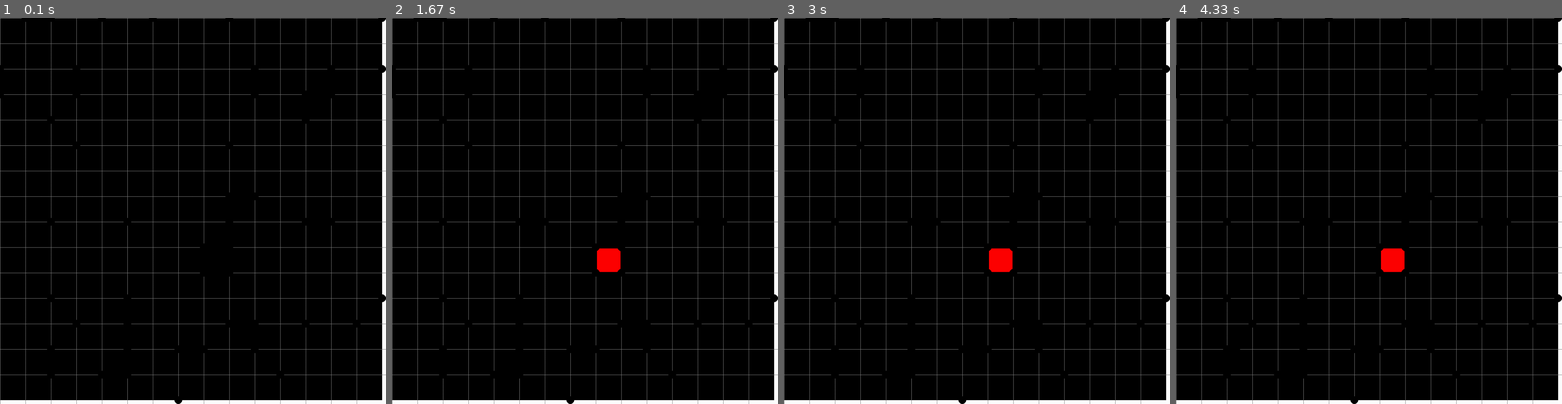
Above: before the commit, frames 1-4 (left to right).
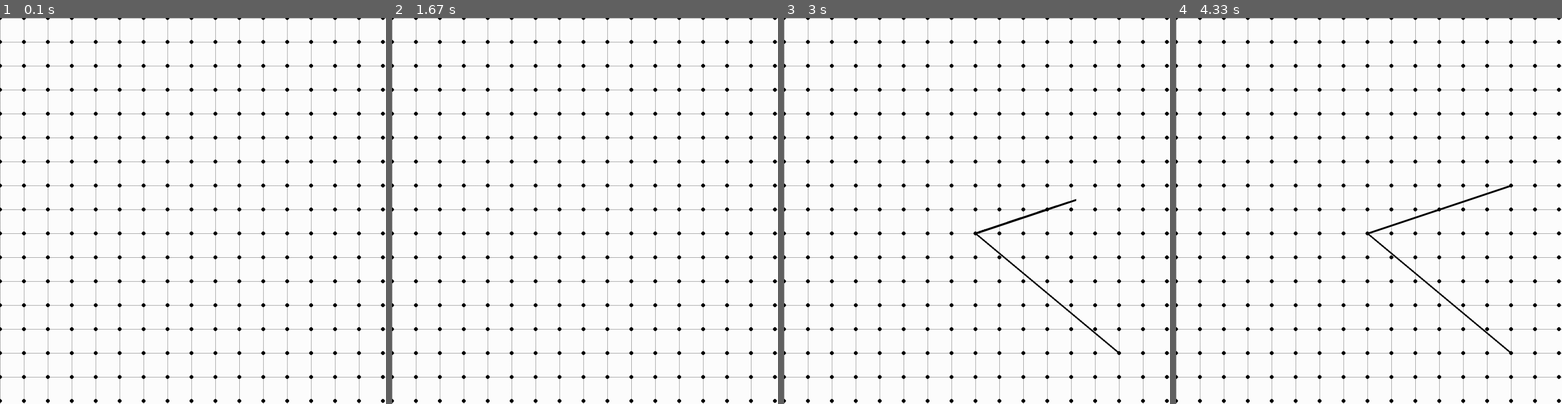
Above: after the commit, the same moments.

Repository: BrMaro/DotsAndBoxes-Game-with-Pygame
Game: pygame game, started from main.py
Same seed, same stepped clock (60 frames per second), same inputs: the game is played once before the commit and once after it.
Inputs (mouse positions are in pixels of both pictures, inside the frame that each line leads up to):
- Up to frame 1 (0.1 s): no input
- Up to frame 2 (1.67 s): press the mouse at (585, 238) at 0.37 s; move the mouse to (538, 226) at 0.47 s; release the mouse at (492, 214) at 0.6 s
- Up to frame 3 (3 s): press the mouse at (977, 238) at 1.7 s; move the mouse to (1050, 295) at 1.8 s; release the mouse at (1123, 357) at 1.93 s; press the mouse at (977, 238) at 2.53 s; move the mouse to (1046, 207) at 2.63 s; release the mouse at (1115, 180) at 2.77 s
- Up to frame 4 (4.33 s): press the mouse at (1369, 238) at 4.1 s; move the mouse to (1311, 295) at 4.2 s; move the mouse to (1253, 353) at 4.3 s

The runs differ from the first frame. In frame 1, 97% of the frame differs, in the area x 0-100%, y 0-100%; in frame 2, 97%; in frame 3, 97%; in frame 4, 97%.

Commit message:
latest commit

Diff:
--- a/main.py
+++ b/main.py
@@ -1,11 +1,11 @@
 import pygame
 import random
+import math
 
 WIDTH = 1000
 WIN = pygame.display.set_mode((WIDTH, WIDTH))
 pygame.display.set_caption("Dot&Dot")
 FPS = 30
-
 
 RED = (255, 0, 0)
 GREEN = (0, 255, 0)
@@ -23,6 +23,7 @@
 WHITE = (255, 255, 255)
 TURQUOISE = (64, 224, 208)
 
+BACKGROUND_COLOR = WHITE
 
 class Box:
     def __init__(self, row, col, width, total_rows):
@@ -30,34 +31,38 @@
         self.col = col
         self.x = row * width
         self.y = col * width
-        self.color = BLACK
+        self.color = BACKGROUND_COLOR
         self.width = width
         self.total_rows = total_rows
         self.owner = None
 
-    def is_complete(self, clicked_corners):
+    def is_complete(self, highlighted_lines):
         corners = [
             (self.x, self.y),  # Top-left corner
             (self.x + self.width, self.y),  # Top-right corner
             (self.x, self.y + self.width),  # Bottom-left corner
             (self.x + self.width, self.y + self.width)  # Bottom-right corner
         ]
-        return all(corner in [c for c, color in clicked_corners] for corner in corners)
-
-    def claim_box(self, clicked_corners, claiming_player):  # player claimer is object rerpesenting the player class
-        if self.is_complete(clicked_corners) and self.color == WHITE:  # claim only when unclaimed
+        edges = [
+            (corners[0], corners[1]),  # Top edge
+            (corners[1], corners[3]),  # Right edge
+            (corners[3], corners[2]),  # Bottom edge
+            (corners[2], corners[0])   # Left edge
+        ]
+        return all(edge in highlighted_lines or (edge[1], edge[0]) in highlighted_lines for edge in edges)
+
+    def claim_box(self, highlighted_lines, claiming_player):
+        if self.is_complete(highlighted_lines) and self.color == BACKGROUND_COLOR:
             self.owner = claiming_player
             self.color = claiming_player.color
 
     def draw_box(self, win):
         pygame.draw.rect(win, self.color, (self.x, self.y, self.width, self.width))
-
 
 class Player:
     def __init__(self, name, color):
         self.name = name
         self.color = color
-
 
 def get_clicked_corner(grid):
     mouse_x, mouse_y = pygame.mouse.get_pos()
@@ -77,14 +82,6 @@
                     return corner
     return None
 
-
-def draw_circles_on_clicked_corners(win, clicked_corners_arr):
-    if clicked_corners_arr:
-        for corner, color in clicked_corners_arr:
-            if corner:
-                pygame.draw.circle(win, BLACK, corner, 10)
-
-
 def make_grid(rows, width):
     grid = []
     gap = width // rows  # gap in a box = total width of window divided by individual number of rows wanted
@@ -95,7 +92,6 @@
             grid[i].append(box)
     return grid
 
-
 def draw_grid(win, rows, width):
     gap = width // rows
     for i in range(rows):
@@ -103,50 +99,32 @@
     for j in range(rows):
         pygame.draw.line(win, GREY, (j * gap, 0), (j * gap, width))
 
-
-def draw(win, grid, rows, width, clicked_corners, highlighted_lines_arr, current_player):
-    win.fill(WHITE)
-
-    for row in grid:
-        for box in row:
-            if box.is_complete(clicked_corners):
-                box.claim_box(clicked_corners, current_player)
-            box.draw_box(win)
-
-    draw_grid(win, rows, width)
-
-    draw_circles_on_clicked_corners(win, clicked_corners)
-
-    for line, color in highlighted_lines_arr:
-        start_pos, end_pos = line
-        pygame.draw.line(win, color, start_pos, end_pos, 5)
-
-
-def spawn_random_corners(grid, num_corners):
-    clicked_corners = []
-    highlighted_lines_arr = []
-    all_corners = set()
-    for row in grid:
-        for box in row:
-            all_corners.update([
+def draw_circles(win, grid):
+    for row in grid:
+        for box in row:
+            corners = [
                 (box.x, box.y),
                 (box.x + box.width, box.y),
                 (box.x, box.y + box.width),
                 (box.x + box.width, box.y + box.width)
-            ])
-
-    # Convert the set to a sorted list before sampling
-    selected_corners = random.sample(sorted(all_corners), num_corners)
-    clicked_corners = [(corner, BLACK) for corner in selected_corners]
-    for i, (corner1, color1) in enumerate(clicked_corners):
-        for j, (corner2, color2) in enumerate(clicked_corners):
-            if i != j:
-                if (abs(corner1[0] - corner2[0]) == grid[0][0].width and corner1[1] == corner2[1]) or \
-                        (abs(corner1[1] - corner2[1]) == grid[0][0].width and corner1[0] == corner2[0]):
-                    # draw_animated_line(win, corner1, corner2, highlighted_lines_arr, BLACK)
-                    highlighted_lines_arr.append(((corner1, corner2), BLACK))
-    return clicked_corners, highlighted_lines_arr
-
+            ]
+            for corner in corners:
+                pygame.draw.circle(win, BLACK, corner, 5)
+
+def draw(win, grid, rows, width, highlighted_lines, current_player):
+    win.fill(BACKGROUND_COLOR)
+
+    for row in grid:
+        for box in row:
+            box.claim_box(highlighted_lines, current_player)
+            box.draw_box(win)
+
+    draw_grid(win, rows, width)
+    draw_circles(win, grid)
+
+    for line, color in highlighted_lines:
+        start_pos, end_pos = line
+        pygame.draw.line(win, color, start_pos, end_pos, 5)
 
 def draw_animated_line(win, start_pos, end_pos, highlighted_lines_arr, color, duration=2):
     steps = int(FPS * duration)
@@ -156,60 +134,84 @@
             start_pos[0] + alpha * (end_pos[0] - start_pos[0]),
             start_pos[1] + alpha * (end_pos[1] - start_pos[1])
         )
-        pygame.draw.line(win, BLACK, start_pos, intermediate_pos, 5)
+        pygame.draw.line(win, color, start_pos, intermediate_pos, 5)
         pygame.display.update()
-    highlighted_lines_arr.append(((start_pos, end_pos), BLACK))
-
+    highlighted_lines_arr.append(((start_pos, end_pos), color))
+
+def snap_to_nearest_corner(pos, grid):
+    x, y = pos
+    nearest_corner = None
+    min_distance = float('inf')
+
+    for row in grid:
+        for box in row:
+            corners = [
+                (box.x, box.y),
+                (box.x + box.width, box.y),
+                (box.x, box.y + box.width),
+                (box.x + box.width, box.y + box.width)
+            ]
+            for corner in corners:
+                distance = math.hypot(corner[0] - x, corner[1] - y)
+                if distance < min_distance:
+                    min_distance = distance
+                    nearest_corner = corner
+
+    return nearest_corner if min_distance <= 15 else None
 
 def main(win, width):
     clock = pygame.time.Clock()
-    ROWS = 15
+    ROWS = 16
     grid = make_grid(ROWS, width)
     players = [Player("Player 1", RED), Player("Player 2", TURQUOISE), Player("Player 3", GREEN)]
     current_player_index = 0
 
-    clicked_corners,highlighted_lines_arr = spawn_random_corners(grid, 50)
+    highlighted_lines_arr = []
+    start_corner = None
 
     running = True
 
     while running:
         current_player = players[current_player_index]
         box_completed = False
+
         for event in pygame.event.get():
             if event.type == pygame.QUIT:
                 running = False
 
-            # click and only click open corners
-            # Remember the clicked corners array contains a 2d tuple(corner,BLACK)
-            if pygame.mouse.get_pressed()[0] and not ((get_clicked_corner(grid), BLACK) in clicked_corners):
-
-                corner = get_clicked_corner(grid)
-                # draw line if corners are neighbouring each other
-                if corner and (corner, BLACK) not in clicked_corners:
-                    for prev_corner, prev_color in clicked_corners:
-                        if prev_corner and (
-                                (abs(prev_corner[0] - corner[0]) == grid[0][0].width and prev_corner[1] == corner[1]) or
-                                (abs(prev_corner[1] - corner[1]) == grid[0][0].width and prev_corner[0] == corner[0])):
-                            draw_animated_line(win, prev_corner, corner, highlighted_lines_arr, BLACK)
-
-                    clicked_corners.append((corner, BLACK))
-
-                for row in grid:
-                    for box in row:
-                        if box.is_complete(clicked_corners) and box.owner is None:
-                            box.owner = current_player
-                            box.color = current_player.color
-                            box_completed = True
-
-                if not box_completed:
-                    current_player_index = (current_player_index + 1) % len(players)
-
-        draw(win, grid, ROWS, width, clicked_corners, highlighted_lines_arr, current_player)
+            if event.type == pygame.MOUSEBUTTONDOWN:
+                start_corner = get_clicked_corner(grid)
+
+            if event.type == pygame.MOUSEBUTTONUP and start_corner:
+                end_corner = snap_to_nearest_corner(pygame.mouse.get_pos(), grid)
+                if end_corner and start_corner != end_corner:
+                    if (start_corner, end_corner) not in highlighted_lines_arr and (end_corner, start_corner) not in highlighted_lines_arr:
+                        draw_animated_line(win, start_corner, end_corner, highlighted_lines_arr, BLACK)
+                        start_corner = None
+
+                        for row in grid:
+                            for box in row:
+                                if box.is_complete(highlighted_lines_arr) and box.owner is None:
+                                    box.owner = current_player
+                                    box.color = current_player.color
+                                    box_completed = True
+
+                        if not box_completed:
+                            current_player_index = (current_player_index + 1) % len(players)
+
+        if start_corner:
+            mouse_pos = pygame.mouse.get_pos()
+            end_corner = snap_to_nearest_corner(mouse_pos, grid)
+            if end_corner:
+                pygame.draw.line(win, current_player.color, start_corner, end_corner, 3)
+            else:
+                pygame.draw.line(win, current_player.color, start_corner, mouse_pos, 3)
+
+        draw(win, grid, ROWS, width, highlighted_lines_arr, current_player)
 
         pygame.display.update()
         clock.tick(FPS)
 
     pygame.quit()
 
-
 main(WIN, WIDTH)
